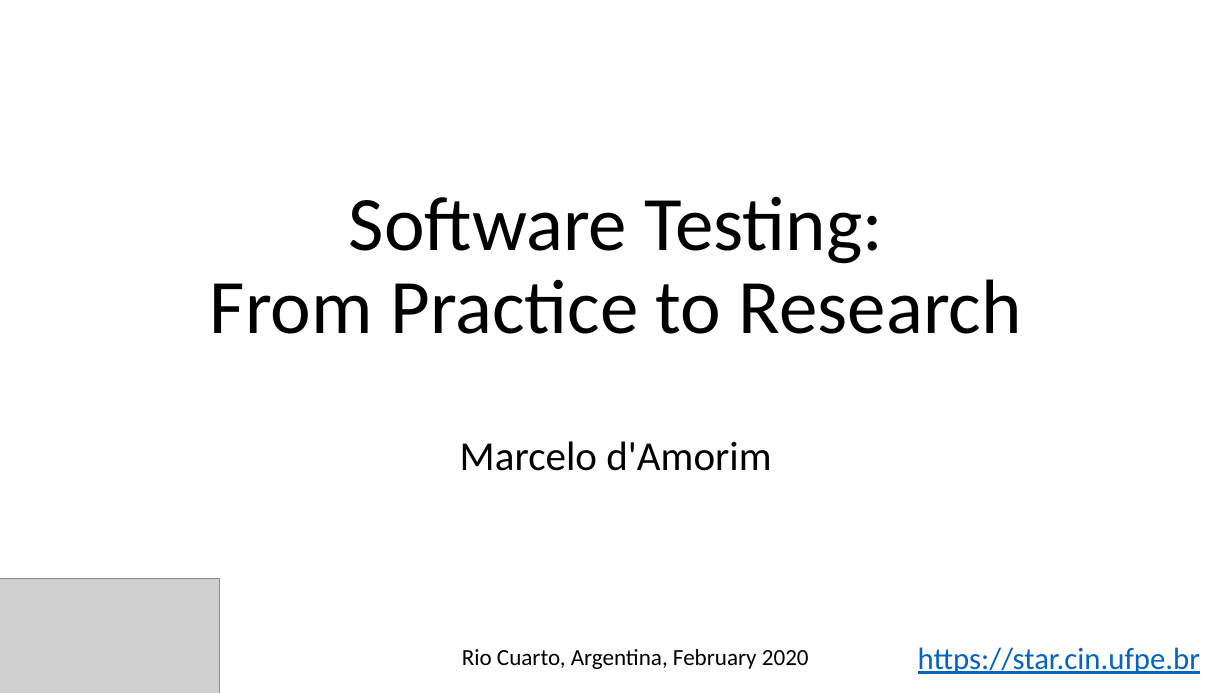
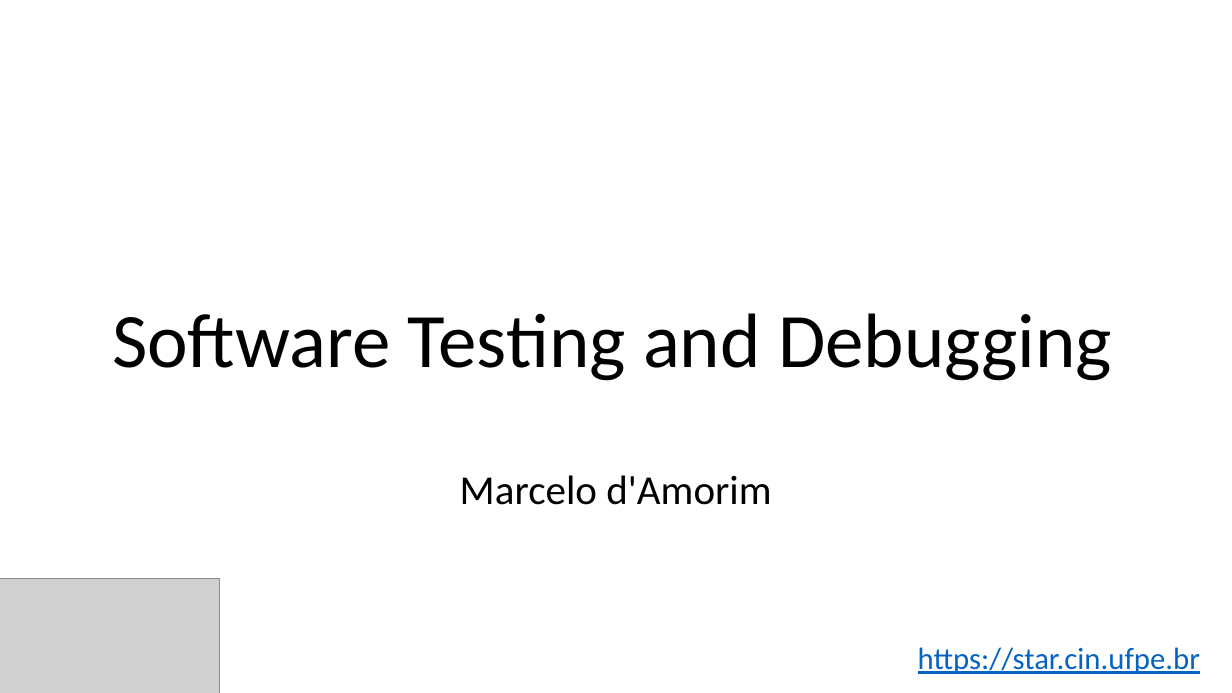
Before and after one commit to STAR-RG/testing-cin, a slide deck: slide 1 of testing-minicourse.pptx. Drawn at 1232x693 pixels with LibreOffice and Linux fonts; fonts in the diff are those of the drawing; grey boxes stand for pictures. Boxes give left, top, right and bottom in pixels: in the first picture for what was removed or moved away, otherwise in the second. Text is boxed around its words. In the diff, an @@ line names an element or a change of style, - is before the commit and + after.

```diff
--- a/testing-minicourse.pptx
+++ b/testing-minicourse.pptx
@@ text at box(112, 313, 1112, 381): text changed @@
-Software Testing:
-From Practice to Research
+Software Testing and Debugging
@@ text "Marcelo d'Amorim": place and size @@
-text "Marcelo d'Amorim" at box(460, 441, 771, 471)
+text "Marcelo d'Amorim" at box(460, 475, 771, 505)
@@ text removed at box(462, 649, 809, 669) @@
-Rio Cuarto, Argentina, February 2020
```
Also in this commit, not shown: 1 slide added, 1 other file.
